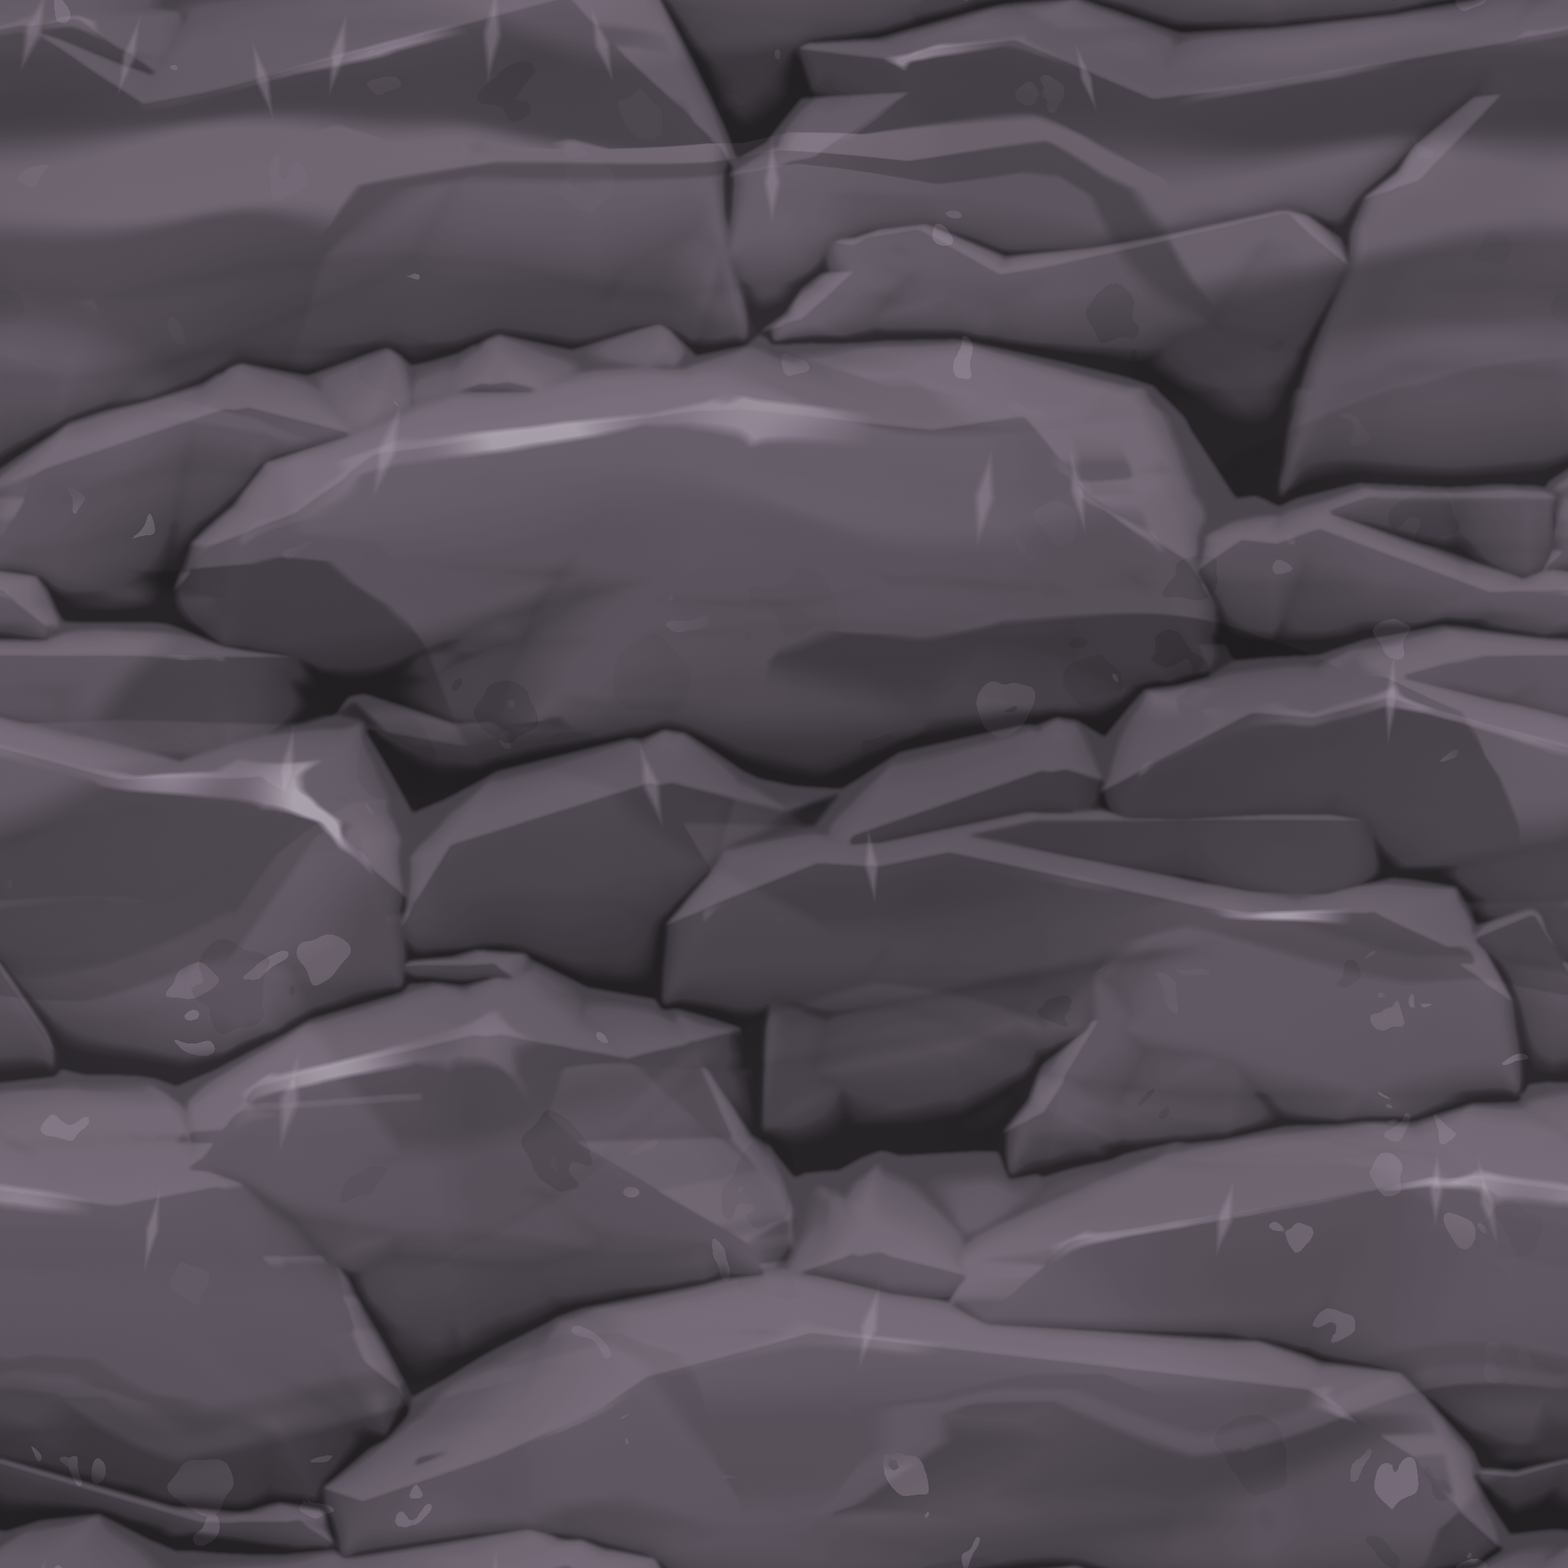
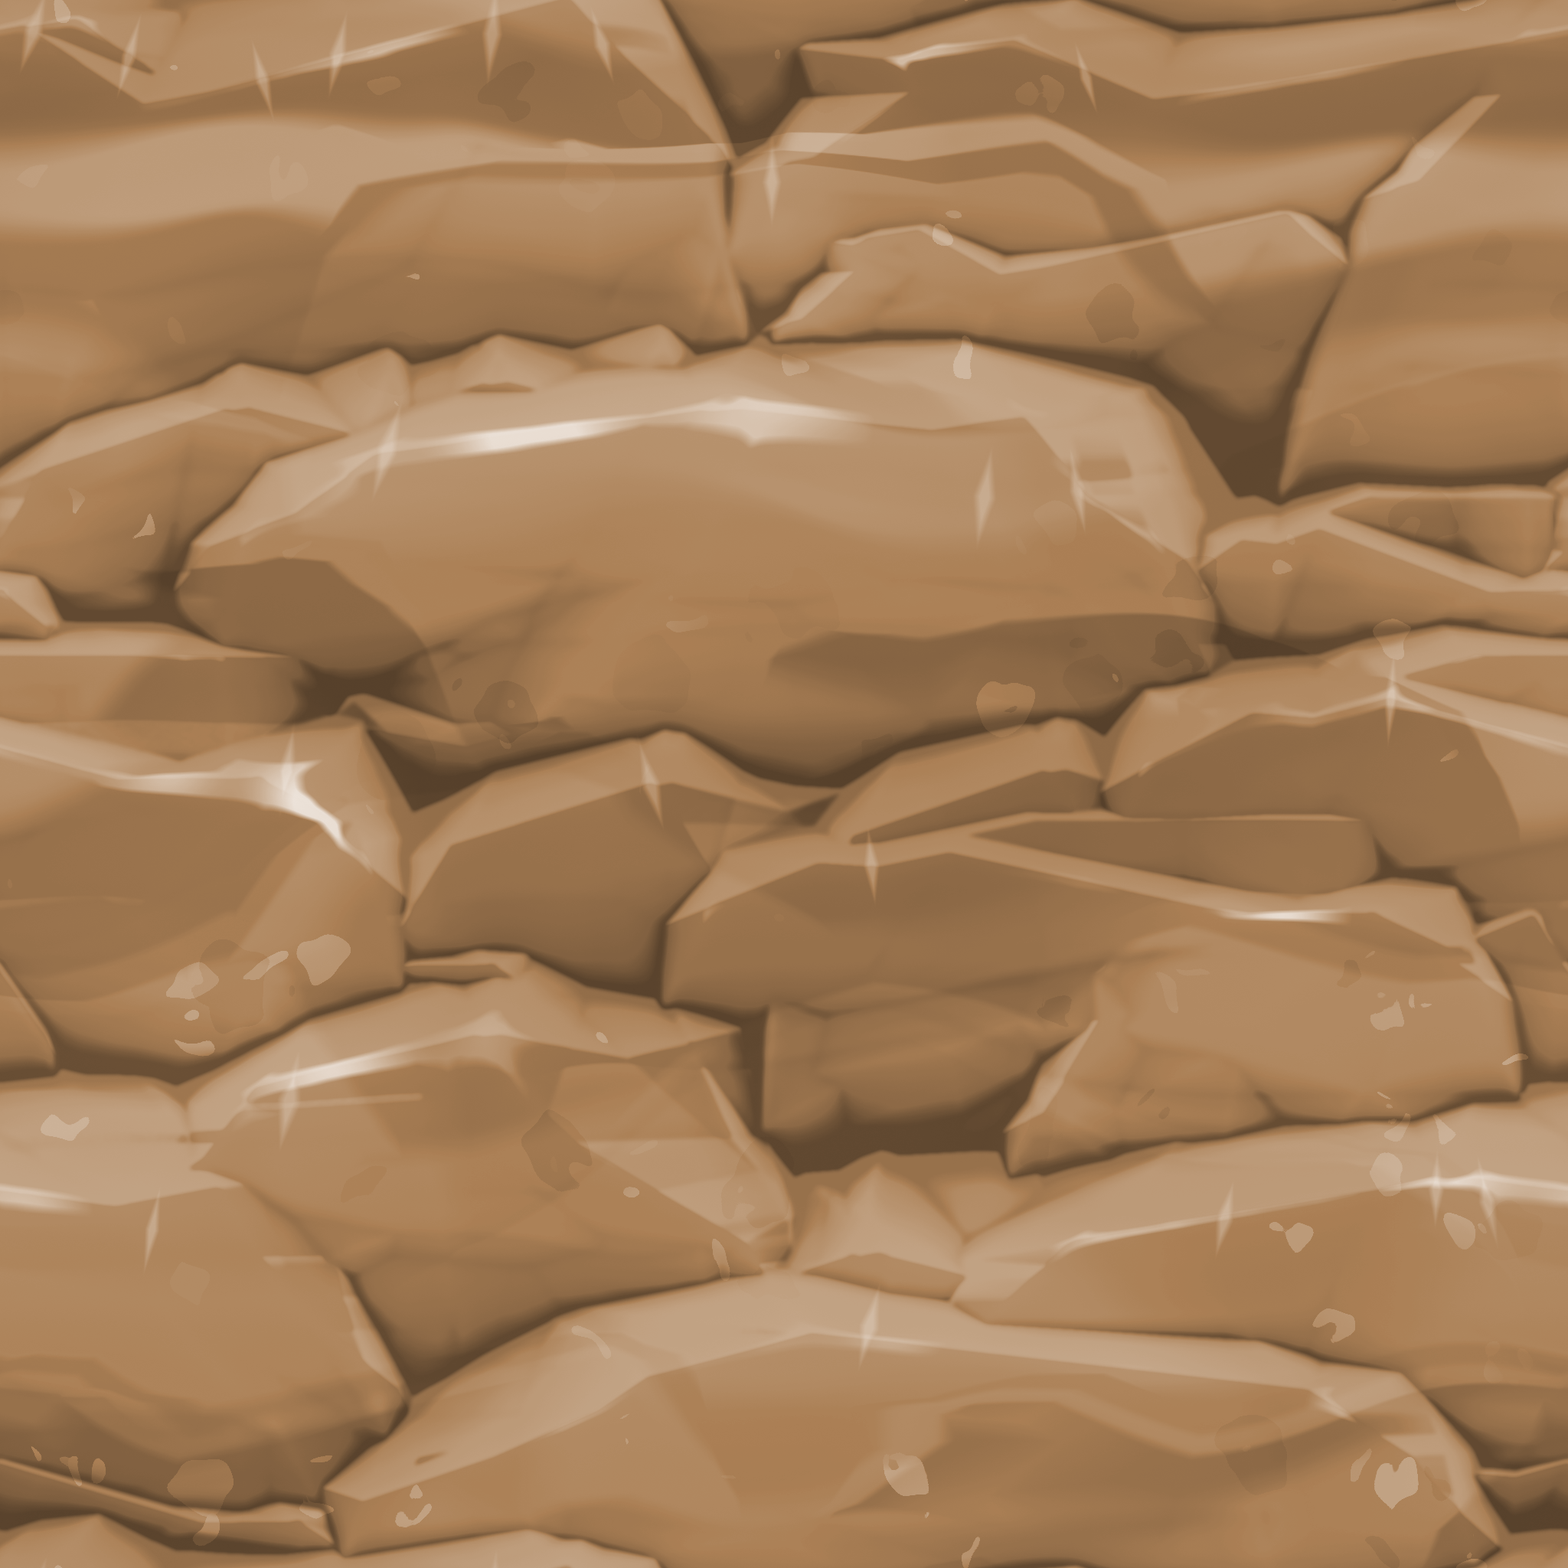
Two versions of the same layered image (1568px x 1568px). Layer-by-layer changes:
pixels changed over [0, 0, 1568, 1568] (layer not identified)